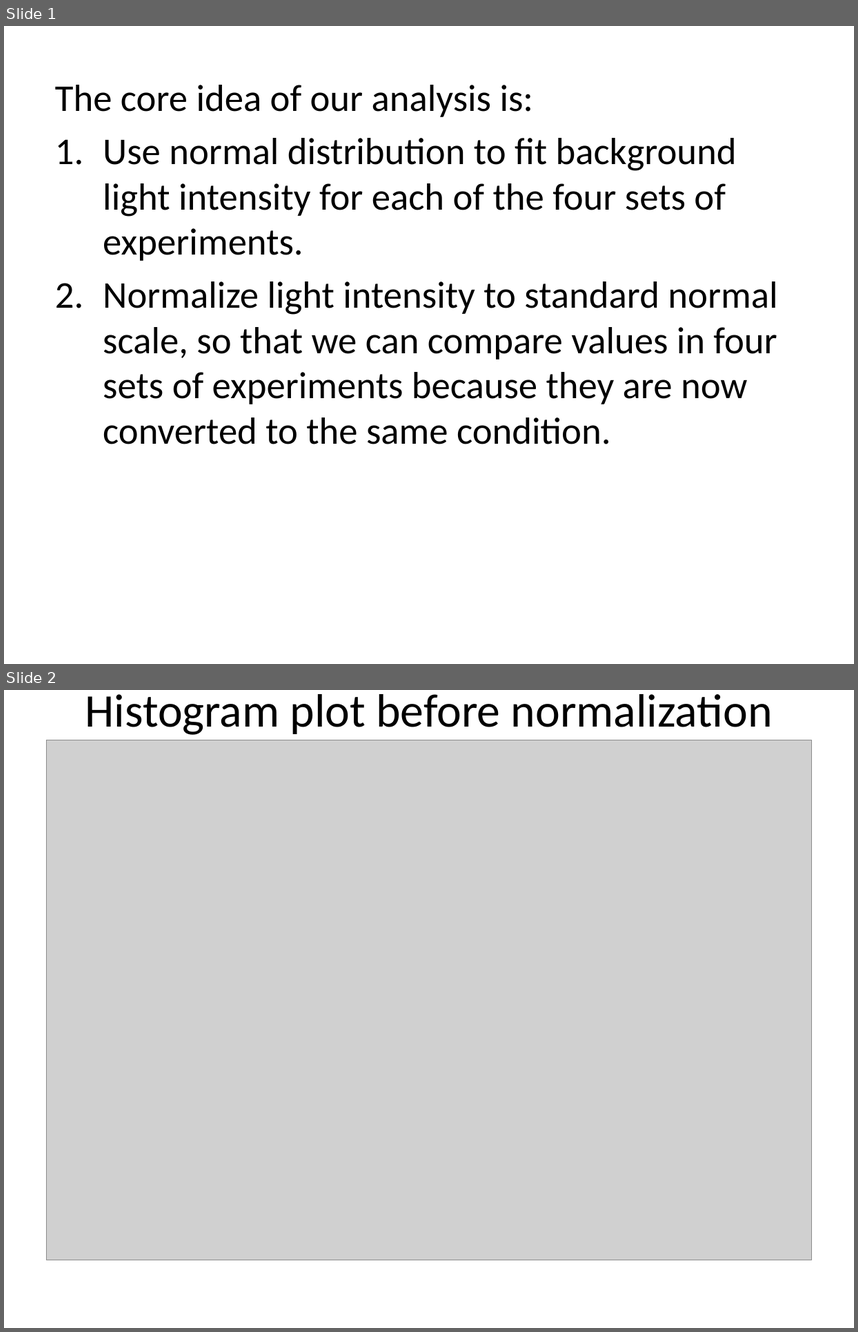
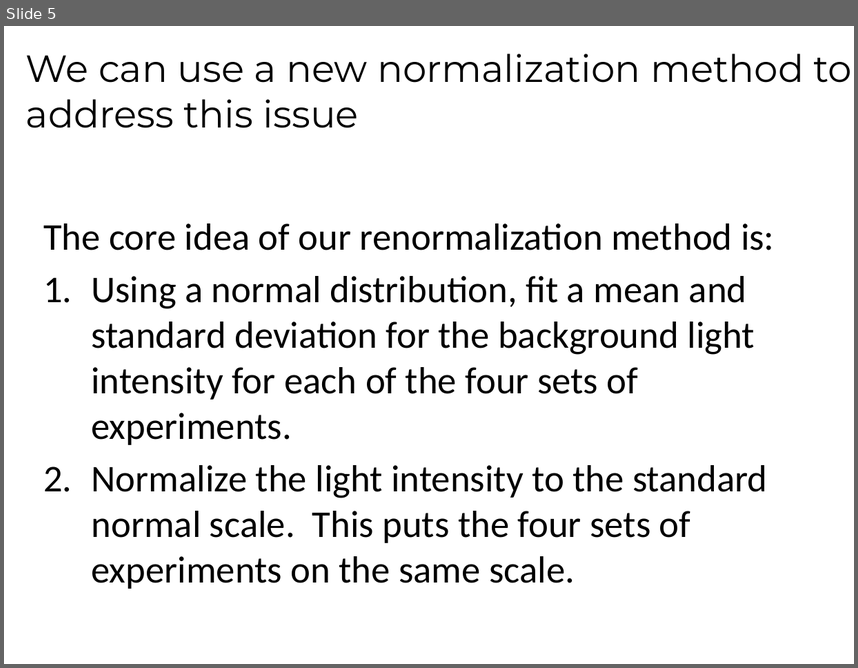
Before and after one commit to peter-i-frazier/pool, a slide deck: presentations/orthogonal_peptide_result_analysis.pptx. Shown one above the other, each under a label of ours: slides 1 and 2 before the commit, slide 5 after it. The pictures are 858x1332 and 858x668 pixels, drawn with LibreOffice and Linux fonts; fonts in the diff are those of the drawing; grey boxes stand for pictures. Boxes give left, top, right and bottom in pixels: in the first picture for what was removed or moved away, otherwise in the second. Text is boxed around its words. In the diff, an @@ line names an element or a change of style, - is before the commit and + after.

Commit message:
Here are my edits to the slides orthogonol_peptide_result_analysis. I will go ahead and send these to Lori.

```diff
--- a/presentations/orthogonal_peptide_result_analysis.pptx
+++ b/presentations/orthogonal_peptide_result_analysis.pptx
@@ slide 2 removed at (x1=4, y1=690, x2=854, y2=1328), background #FFFFFF @@
@@ title removed at (x1=85, y1=694, x2=773, y2=735) @@
-Histogram plot before normalization
@@ picture removed at (x1=47, y1=740, x2=811, y2=1259) @@
@@ what was slide 1 is now slide 5 @@
@@ slide 5 changed as well @@
@@ text added at (x1=26, y1=54, x2=853, y2=128), 32 pt, text #000000 @@
+We can use a new normalization method to address this issue
@@ text at (x1=43, y1=223, x2=775, y2=588): text changed @@
-The core idea of our analysis is:
-1. Use normal distribution to fit background light intensity for each of the four sets of experiments.
-2. Normalize light intensity to standard normal scale, so that we can compare values in four sets of experiments because they are now converted to the same condition.
+The core idea of our renormalization method is:
+1. Using a normal distribution, fit a mean and standard deviation for the background light intensity for each of the four sets of experiments.
+2. Normalize the light intensity to the standard normal scale. This puts the four sets of experiments on the same scale.
```
Also in this commit, not shown: 3 other slides changed, 4 slides added.
